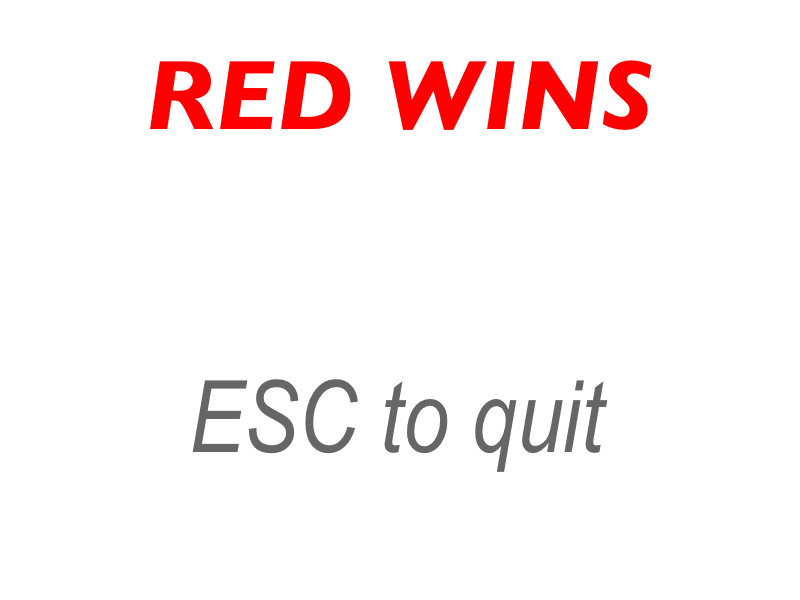
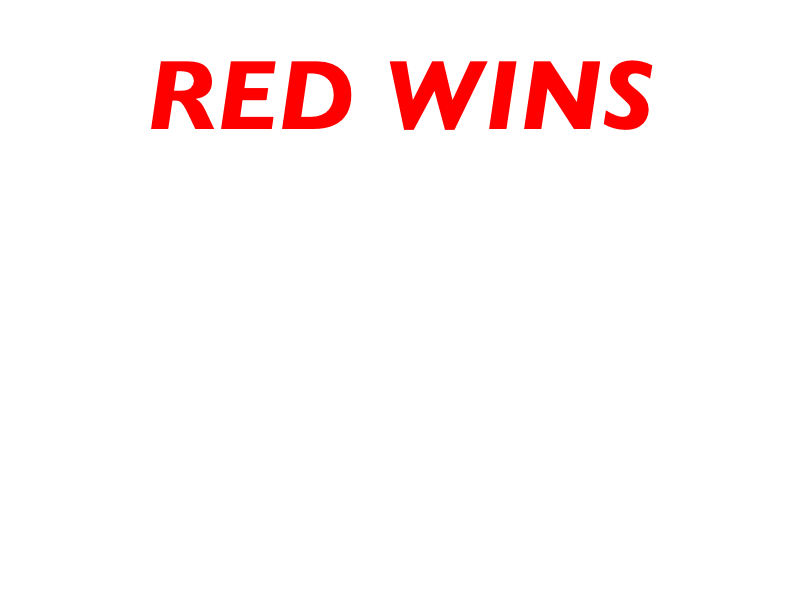
Comparing the layer stacks of the two (800, 600) images. Changes:
painted on "ESC to quit" over [192, 379, 608, 472]
painted on "RED WINS" over [150, 60, 653, 130]
